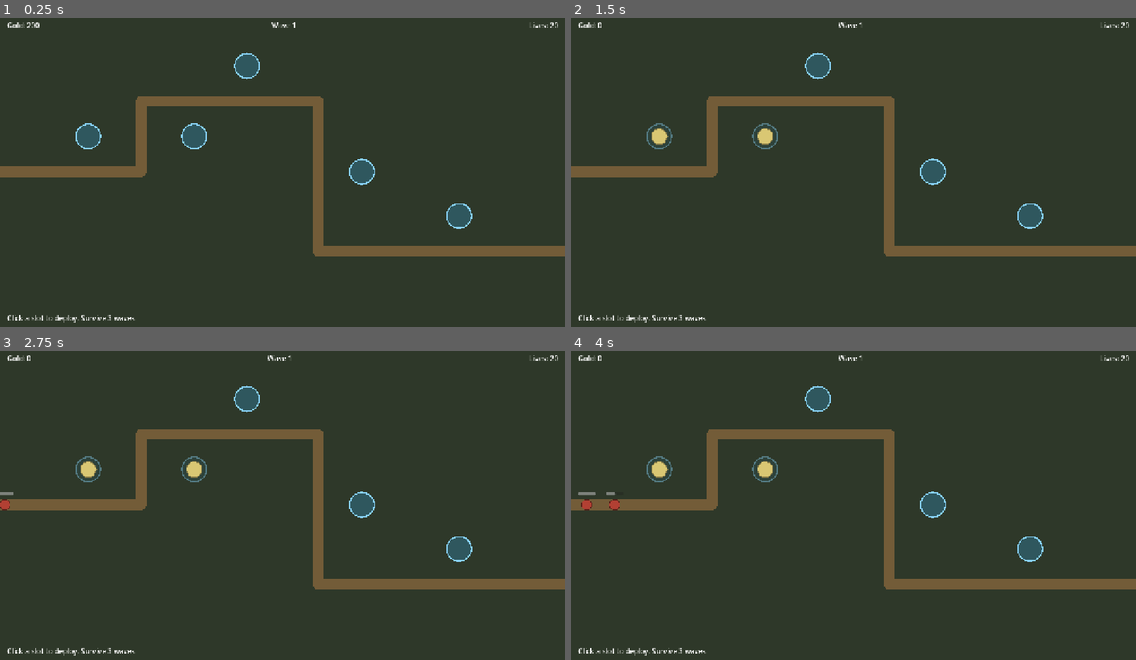
Above: before the commit, frames 1-4 (two rows, left to right).
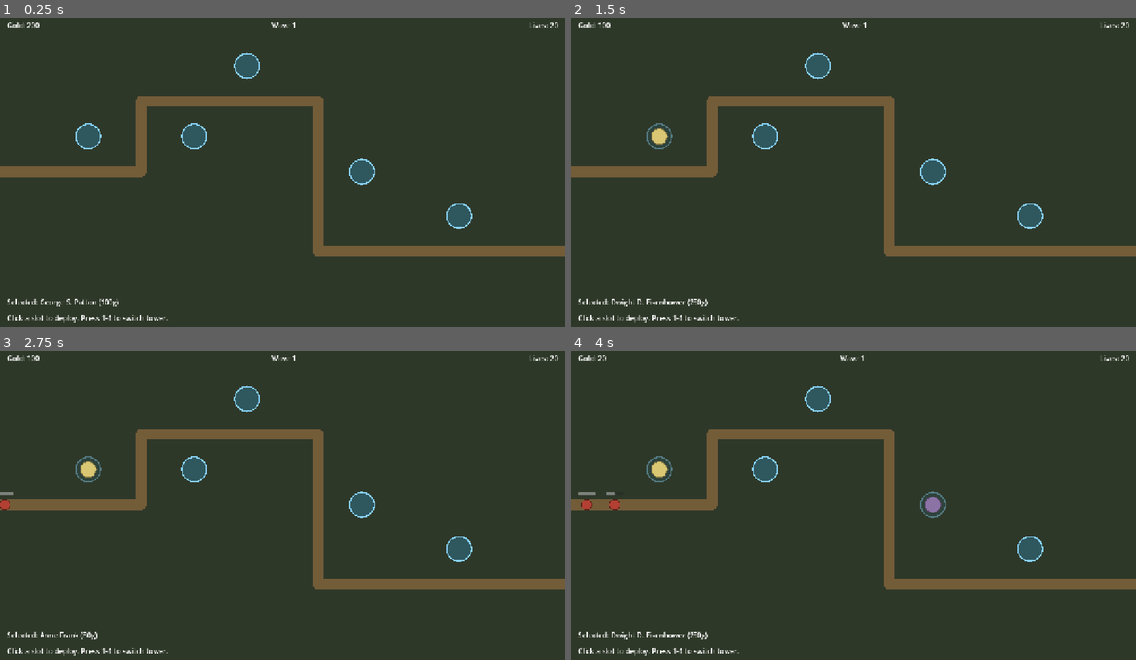
Above: after the commit, the same moments.

Repository: Josh-Buck/wwii-td
Game: Godot game, scene res://scenes/main/Main.tscn
The game is run twice, just before and just after one commit, with the same random seed, the same clock (stepped at 60 frames per second) and the same inputs.
Inputs (mouse positions are in pixels of both pictures, inside the frame that each line leads up to):
- Up to frame 1 (0.25 s): no input
- Up to frame 2 (1.5 s): tap A at 0.5, 1.25 s; move the mouse to (661, 135) at 0.52 s; tap 1 at 0.6 s; click (661, 135) at 0.67 s; tap 2 at 0.8, 1.35 s; move the mouse to (763, 135) at 1.27 s; click (763, 135) at 1.42 s
- Up to frame 3 (2.75 s): tap 3 at 1.55, 2.1 s; tap A at 2 s; move the mouse to (248, 400) at 2.02 s; click (248, 400) at 2.17 s; tap 4 at 2.3 s
- Up to frame 4 (4 s): tap A at 2.75, 3.5 s; move the mouse to (932, 505) at 2.77 s; tap 4 at 2.85 s; click (932, 505) at 2.92 s; tap 1 at 3.05, 3.6 s; move the mouse to (1028, 548) at 3.52 s; click (1028, 548) at 3.67 s; tap 2 at 3.8 s

The runs differ from the first frame. In frame 1, 0.3% of the frame differs, in the area x 1-30%, y 90-98%; in frame 2, 0.7%; in frame 3, 0.6%; in frame 4, 1.0%, in the area x 1-67%, y 1-98%.

Commit message:
M1: wire 4 towers + 3 enemies, 8 waves, 1-4 hotkey selection

Diff:
--- a/autoload/EventBus.gd
+++ b/autoload/EventBus.gd
@@ -17,6 +17,7 @@
 signal tower_sold(tower: Node, refund: int)
 signal tower_selected(tower: Node)
 signal tower_deselected
+signal tower_selection_changed(stats: Resource)  ## active palette selection
 
 # Codex
 signal codex_entry_unlocked(entry_id: StringName)
--- a/data/waves/m0.json
+++ b/data/waves/m0.json
@@ -14,7 +14,44 @@
   {
     "wave": 3,
     "spawns": [
-      {"enemy": "wehrmacht_infantry", "count": 24, "interval": 0.5}
+      {"enemy": "wehrmacht_infantry", "count": 8, "interval": 0.6},
+      {"enemy": "panzer_iii", "count": 2, "interval": 2.0, "delay": 4.0}
+    ]
+  },
+  {
+    "wave": 4,
+    "spawns": [
+      {"enemy": "stuka", "count": 4, "interval": 1.5}
+    ]
+  },
+  {
+    "wave": 5,
+    "spawns": [
+      {"enemy": "wehrmacht_infantry", "count": 12, "interval": 0.5},
+      {"enemy": "panzer_iii", "count": 4, "interval": 1.5, "delay": 3.0}
+    ]
+  },
+  {
+    "wave": 6,
+    "spawns": [
+      {"enemy": "wehrmacht_infantry", "count": 6, "interval": 0.4},
+      {"enemy": "stuka", "count": 6, "interval": 1.0, "delay": 2.0}
+    ]
+  },
+  {
+    "wave": 7,
+    "spawns": [
+      {"enemy": "wehrmacht_infantry", "count": 10, "interval": 0.4},
+      {"enemy": "panzer_iii", "count": 6, "interval": 1.2, "delay": 2.0},
+      {"enemy": "stuka", "count": 4, "interval": 1.5, "delay": 5.0}
+    ]
+  },
+  {
+    "wave": 8,
+    "spawns": [
+      {"enemy": "wehrmacht_infantry", "count": 16, "interval": 0.3},
+      {"enemy": "panzer_iii", "count": 10, "interval": 1.0, "delay": 1.0},
+      {"enemy": "stuka", "count": 8, "interval": 1.0, "delay": 4.0}
     ]
   }
 ]
--- a/scenes/map/Map.gd
+++ b/scenes/map/Map.gd
@@ -27,9 +27,18 @@
 	if enemy_scene == null:
 		enemy_scene = preload("res://scenes/enemies/Enemy.tscn")
 	if available_towers.is_empty():
-		available_towers = [load("res://data/towers/patton.tres")]
+		available_towers = [
+			load("res://data/towers/patton.tres"),
+			load("res://data/towers/eisenhower.tres"),
+			load("res://data/towers/churchill.tres"),
+			load("res://data/towers/anne_frank.tres"),
+		]
 	if enemy_set.is_empty():
-		enemy_set = {&"wehrmacht_infantry": load("res://data/enemies/wehrmacht_infantry.tres")}
+		enemy_set = {
+			&"wehrmacht_infantry": load("res://data/enemies/wehrmacht_infantry.tres"),
+			&"panzer_iii": load("res://data/enemies/panzer_iii.tres"),
+			&"stuka": load("res://data/enemies/stuka.tres"),
+		}
 
 	# Wire WaveDirector to our enemy registry & path.
 	wave_director.enemy_scene = enemy_scene
@@ -38,9 +47,9 @@
 	wave_director.all_waves_completed.connect(_on_all_waves_completed)
 	EventBus.run_ended.connect(_on_run_ended)
 
-	# Default M0: auto-select the first tower.
+	# Default M1: auto-select the first tower; 1-4 hotkeys swap.
 	if available_towers.size() > 0:
-		selected_tower_stats = available_towers[0]
+		_select_tower_index(0)
 
 	# Hook up slots. Use signal-based detection so robustness doesn't
 	# depend on the class_name resolving correctly.
@@ -58,6 +67,24 @@
 	await get_tree().create_timer(2.0).timeout
 	if GameState.run_active:
 		wave_director.start_next_wave()
+
+func _input(event: InputEvent) -> void:
+	if not (event is InputEventKey and event.pressed and not event.echo):
+		return
+	var idx := -1
+	match event.keycode:
+		KEY_1: idx = 0
+		KEY_2: idx = 1
+		KEY_3: idx = 2
+		KEY_4: idx = 3
+	if idx >= 0 and idx < available_towers.size():
+		_select_tower_index(idx)
+
+func _select_tower_index(idx: int) -> void:
+	if idx < 0 or idx >= available_towers.size():
+		return
+	selected_tower_stats = available_towers[idx]
+	EventBus.tower_selection_changed.emit(selected_tower_stats)
 
 func _on_slot_clicked(slot) -> void:
 	print("[Map] _on_slot_clicked: gold=%d cost=%s selected=%s occupied=%s" % [
--- a/scenes/map/maps/m0_field.tscn
+++ b/scenes/map/maps/m0_field.tscn
@@ -8,6 +8,11 @@
 [ext_resource type="PackedScene" path="res://scenes/ui/HUD.tscn" id="6_hud"]
 [ext_resource type="Resource" path="res://data/towers/patton.tres" id="7_patton"]
 [ext_resource type="Resource" path="res://data/enemies/wehrmacht_infantry.tres" id="8_wm"]
+[ext_resource type="Resource" path="res://data/towers/eisenhower.tres" id="9_eisen"]
+[ext_resource type="Resource" path="res://data/towers/churchill.tres" id="10_church"]
+[ext_resource type="Resource" path="res://data/towers/anne_frank.tres" id="11_frank"]
+[ext_resource type="Resource" path="res://data/enemies/panzer_iii.tres" id="12_panzer"]
+[ext_resource type="Resource" path="res://data/enemies/stuka.tres" id="13_stuka"]
 
 [sub_resource type="Curve2D" id="curve"]
 _data = {
@@ -20,9 +25,11 @@
 
 [node name="M0Field" type="Node2D"]
 script = ExtResource("1_map")
-available_towers = [ExtResource("7_patton")]
+available_towers = [ExtResource("7_patton"), ExtResource("9_eisen"), ExtResource("10_church"), ExtResource("11_frank")]
 enemy_set = {
-&"wehrmacht_infantry": ExtResource("8_wm")
+&"wehrmacht_infantry": ExtResource("8_wm"),
+&"panzer_iii": ExtResource("12_panzer"),
+&"stuka": ExtResource("13_stuka")
 }
 tower_scene = ExtResource("4_tower")
 enemy_scene = ExtResource("5_enemy")
--- a/scenes/ui/HUD.gd
+++ b/scenes/ui/HUD.gd
@@ -6,17 +6,25 @@
 @onready var end_screen: Control = $EndScreen
 @onready var end_label: Label = $EndScreen/Panel/Label
 @onready var hint_label: Label = $HintLabel
+@onready var selection_label: Label = $SelectionLabel
 
 func _ready() -> void:
 	end_screen.visible = false
 	EventBus.gold_changed.connect(func(g): gold_label.text = "Gold: %d" % g)
 	EventBus.lives_changed.connect(func(l): lives_label.text = "Lives: %d" % l)
 	EventBus.wave_started.connect(func(w): wave_label.text = "Wave %d" % (w + 1))
+	EventBus.tower_selection_changed.connect(_on_selection_changed)
 	gold_label.text = "Gold: %d" % GameState.gold
 	lives_label.text = "Lives: %d" % GameState.lives
 	wave_label.text = "Wave 1"
 	if hint_label:
-		hint_label.text = "Click a slot to deploy. Survive 3 waves."
+		hint_label.text = "Click a slot to deploy. Press 1-4 to switch tower."
+	if selection_label:
+		selection_label.text = "Selected: —"
+
+func _on_selection_changed(stats: Resource) -> void:
+	if selection_label and stats:
+		selection_label.text = "Selected: %s (%dg)" % [stats.display_name, stats.cost]
 
 func show_end_screen(victory: bool) -> void:
 	end_label.text = "VICTORY" if victory else "DEFEAT"
--- a/scenes/ui/HUD.tscn
+++ b/scenes/ui/HUD.tscn
@@ -39,7 +39,15 @@
 offset_right = 1264.0
 offset_bottom = 712.0
 mouse_filter = 2
-text = "Click a slot to deploy."
+text = "Click a slot to deploy. Press 1-4 to switch tower."
+
+[node name="SelectionLabel" type="Label" parent="."]
+offset_left = 16.0
+offset_top = 644.0
+offset_right = 1264.0
+offset_bottom = 672.0
+mouse_filter = 2
+text = "Selected: —"
 
 [node name="EndScreen" type="Control" parent="."]
 visible = false
Not shown: 1 places in scenes/map/maps/m0_field.tscn that only renumber resources
